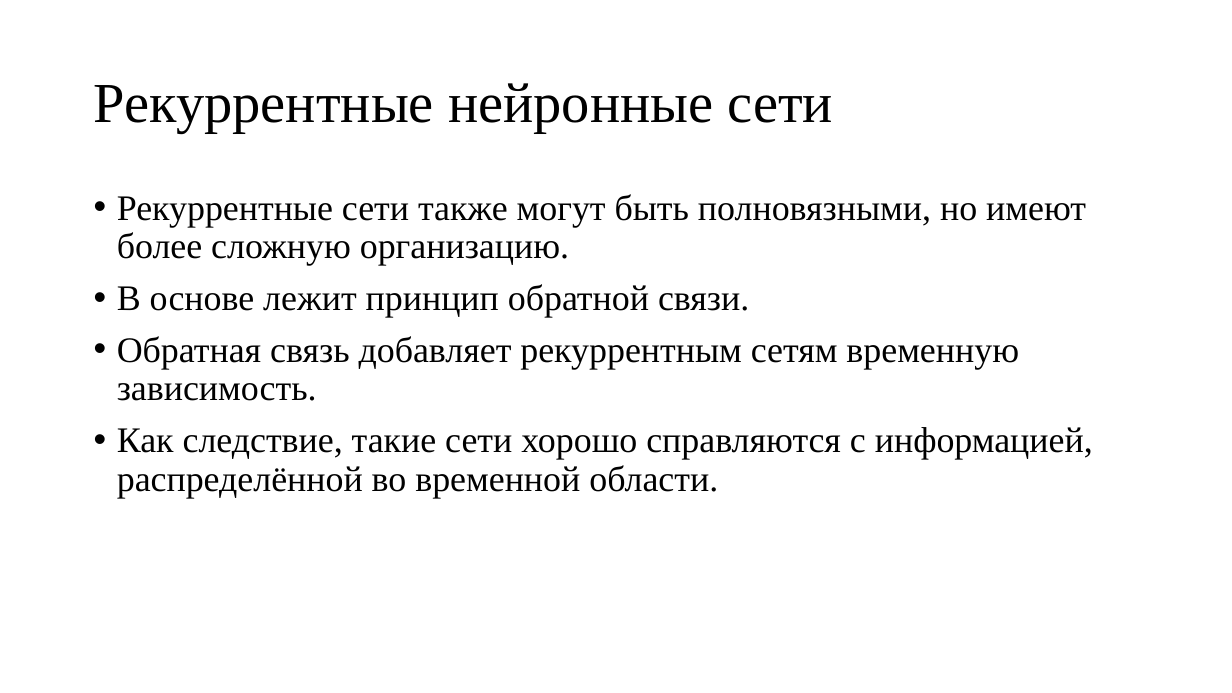
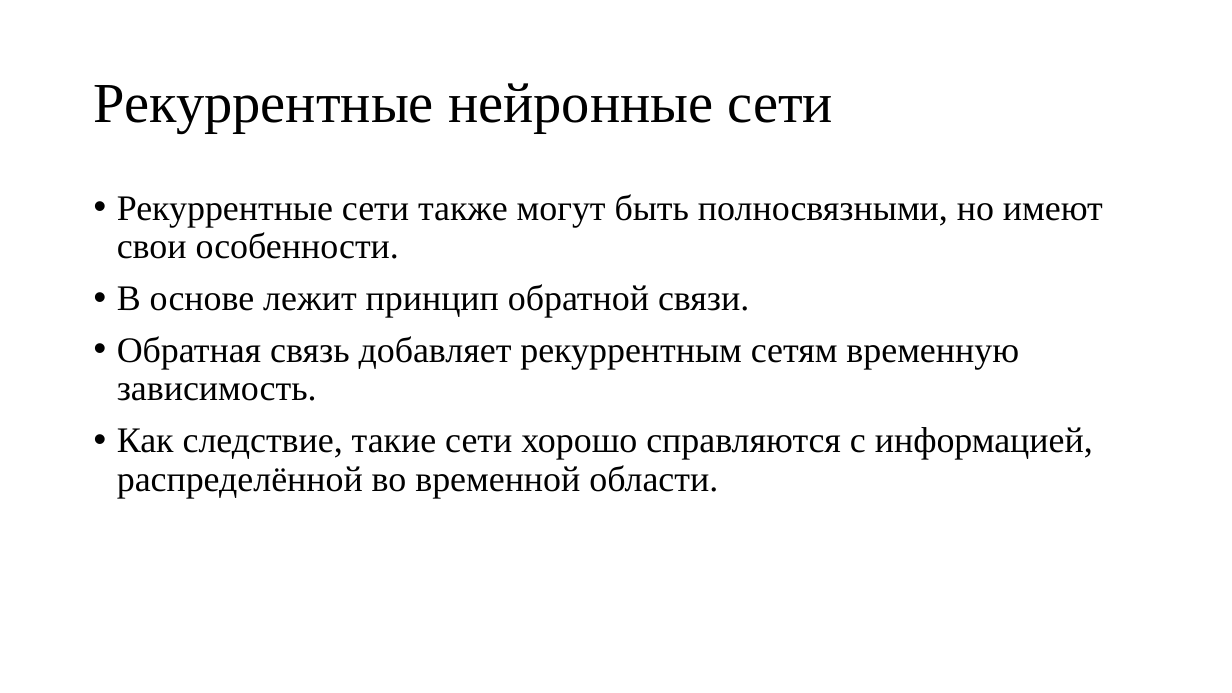
Before and after one commit to sven4500/masters-diploma, a slide deck: slide 3 of Презентация/Пезентация.ppt. Drawn at 1232x693 pixels with LibreOffice and Linux fonts; fonts in the diff are those of the drawing. Boxes give left, top, right and bottom in pixels: in the first picture for what was removed or moved away, otherwise in the second. Text is boxed around its words. In the diff, an @@ line names an element or a change of style, - is before the commit and + after.

```diff
--- a/Презентация/Пезентация.ppt
+++ b/Презентация/Пезентация.ppt
@@ text at bbox=[117, 194, 1103, 259]: text changed @@
-• Рекуррентные сети также могут быть полновязными, но имеют более сложную организацию.
+• Рекуррентные сети также могут быть полносвязными, но имеют свои особенности.
```
Also in this commit, not shown: 12 other slides changed, 2 slides added, 2 slides removed.
